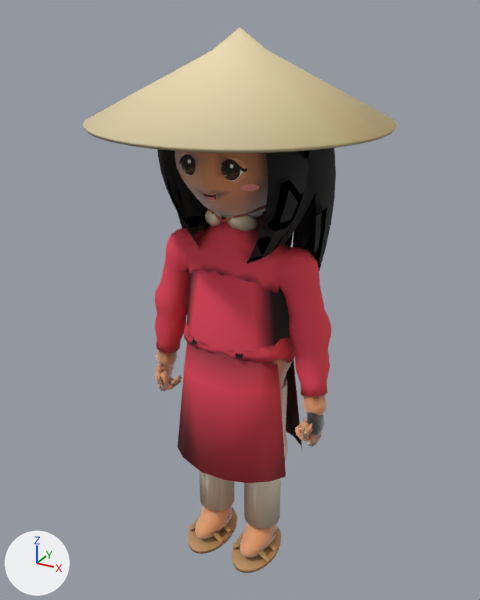
A saved change to the glTF model models/villager-mai.glb.
The view is the same before and after, from a 50 mm lens placed at (1.005, -1.821, 1.936), pointed at (-0.014, 0.03, 1.01). Lighting does not change. The marker at lower left points along +X, +Y and +Z. The picture after the commit comes second. Vertices at exactly the same position are counted once.
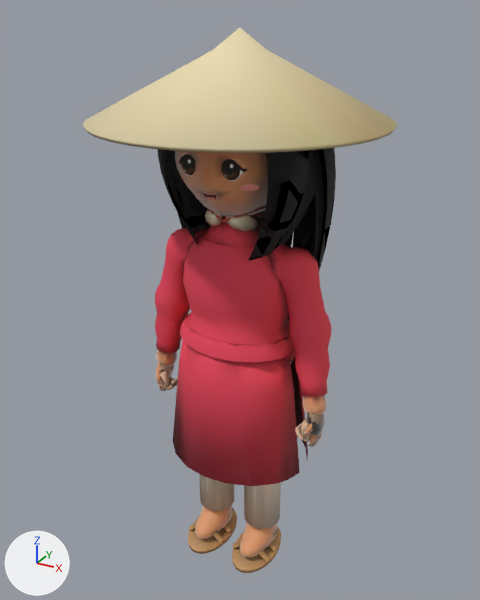
What differs and where, as boxes (x1, y1, x2, y2) in the pictures (480 x 600 px; the box of a moved part takes in the faces that stretch with it):
part 1 of me_mesh_0, rebuilt: before (285, 359, 302, 448); after (288, 318, 308, 457)
part 2 of me_mesh_0, rebuilt: before (177, 342, 286, 483); after (173, 313, 300, 486)
part 3 of me_mesh_0, moved or reshaped: before (184, 214, 316, 533); after (180, 210, 316, 533)
part 4 of me_mesh_0, recoloured: (158, 209, 324, 490) in both

What changed in the scene script:
```text
Change me_mesh_0:
    used by ob_mesh_0; location = (0.0, 0.0, 0.0)
    remove me_mesh_0.from_pydata(...)  # 5314 vertices, 10404 faces; spans x -0.34..0.36, y -0.21..0.2, z 0.0..1.77
    add me_mesh_0.from_pydata(...)  # 5322 vertices, 10403 faces; spans x -0.34..0.36, y -0.21..0.21, z 0.0..1.77
    me_mesh_0 part 1: the loose piece of 36 vertices spanning x -0.23..0.23, y 0.05..0.2, z 0.42..0.94 is rebuilt with 41 vertices and now spans x -0.26..0.26, y 0.02..0.21, z 0.42..0.94
    me_mesh_0 part 2: the loose piece of 36 vertices spanning x -0.23..0.23, y -0.2..-0.05, z 0.42..0.94 is rebuilt with 41 vertices and now spans x -0.26..0.26, y -0.21..-0.02, z 0.42..0.94
    me_mesh_0 part 3: 84 vertices moved within x -0.3..0.28, y -0.13..0.11, z 0.11..1.41; 479 vertices removed from x -0.24..0.31, y -0.15..0.16, z 0.1..1.49; 475 vertices added at x -0.24..0.22, y -0.18..0.18, z 0.1..1.49
    me_mesh_0 part 4: 2646 kept faces spanning x -0.34..0.36, y -0.21..0.14, z 0.0..1.69 get new vertex colours
    other edits to the shape of me_mesh_0 do not show in these pictures
```
